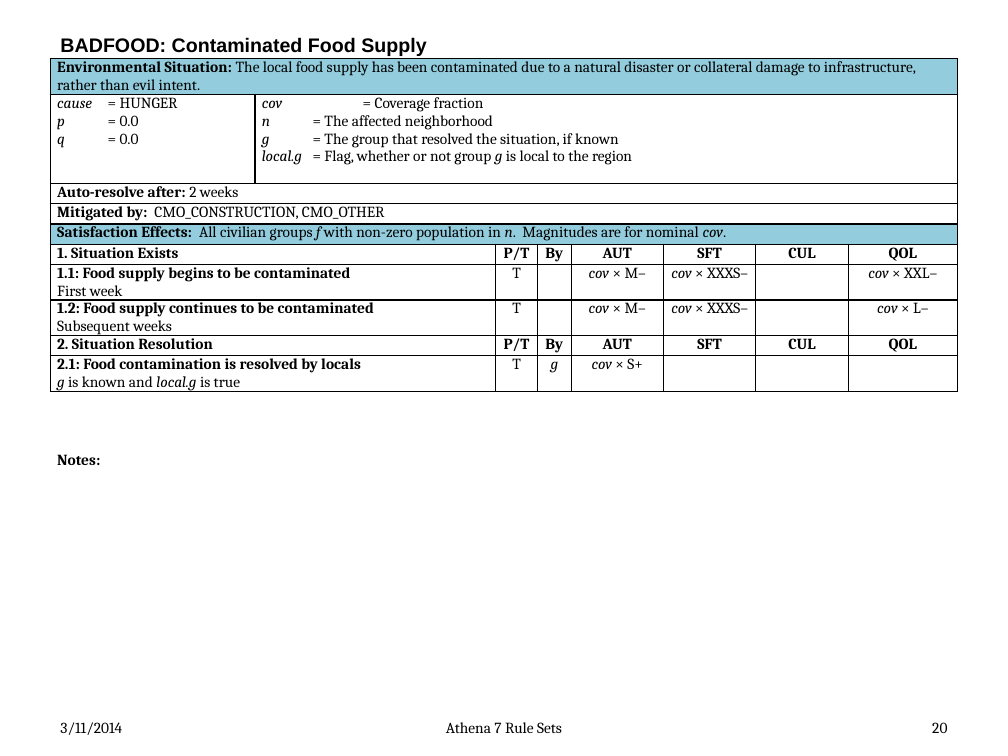
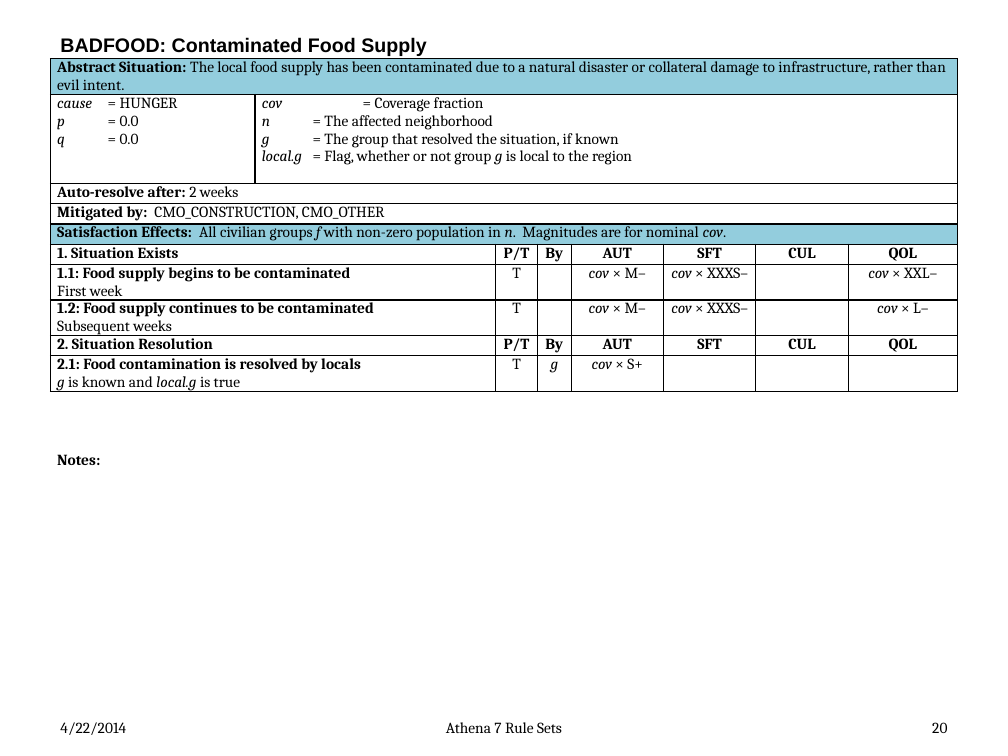
Before and after one commit to AthenaModel/athena-legacy, a slide deck: slide 20 of docs/dev/rules.pptx. Drawn at 1008x756 pixels with LibreOffice and Linux fonts; fonts in the diff are those of the drawing. Boxes give left, top, right and bottom in pixels: in the first picture for what was removed or moved away, otherwise in the second. Text is boxed around its words. In the diff, an @@ line names an element or a change of style, - is before the commit and + after.

```diff
--- a/docs/dev/rules.pptx
+++ b/docs/dev/rules.pptx
@@ table at bbox=[50, 58, 959, 399] @@
-row 1, column 1: Environmental Situation: The local food supply has been contaminated due to a natural disaster or collateral damage to infrastructure, rather than evil intent.
+row 1, column 1: Abstract Situation: The local food supply has been contaminated due to a natural disaster or collateral damage to infrastructure, rather than evil intent.
@@ text at bbox=[60, 722, 126, 735]: text changed @@
-3/11/2014
+4/22/2014
```
Also in this commit, not shown: 72 other slides changed, 2 other files.
